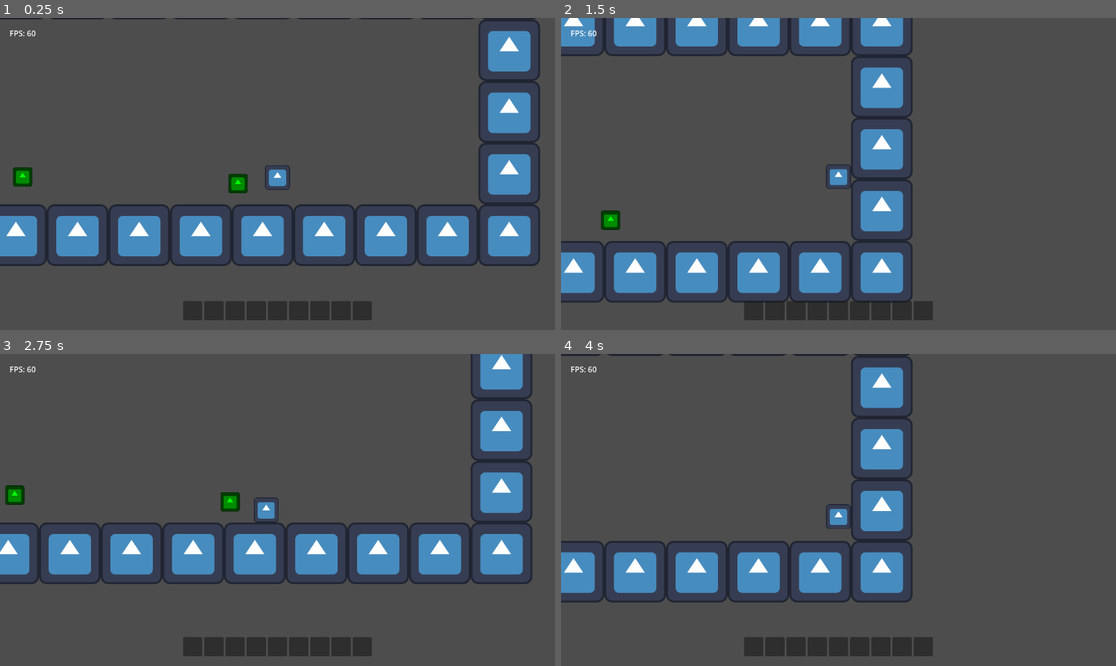
Above: before the commit, frames 1-4 (two rows, left to right).
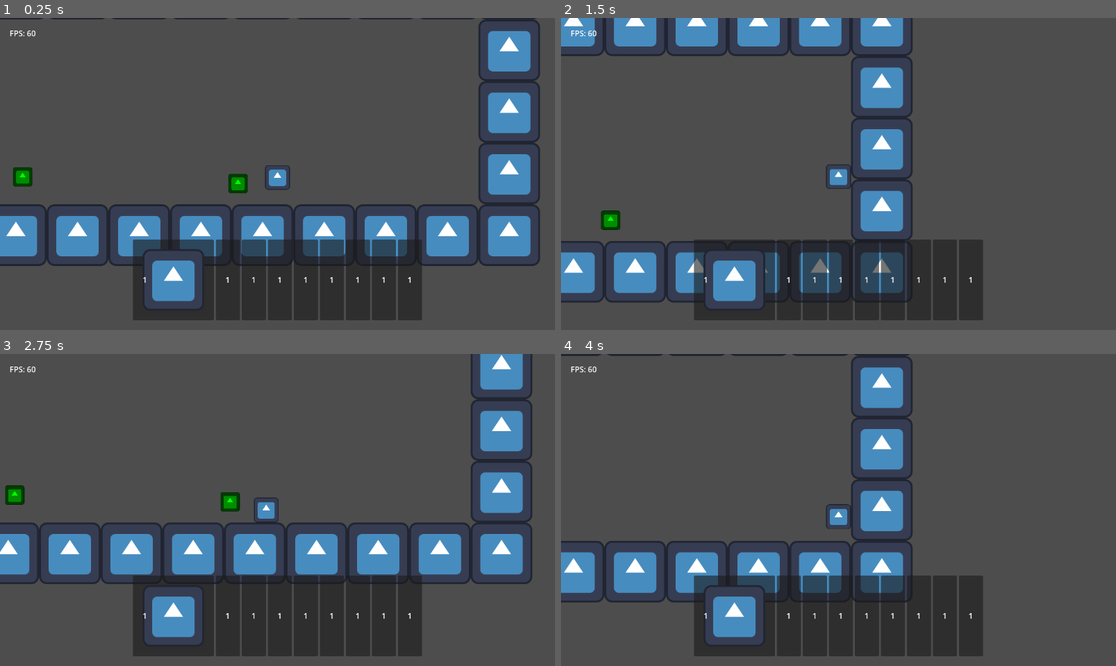
Above: after the commit, the same moments.

Repository: TheHumanMRP/RPG-Life-Tracker
Game: Godot game, scene res://Folders/Systems/Main/Scenes/main_scene.tscn
The game is run twice, just before and just after one commit, with the same random seed, the same clock (stepped at 60 frames per second) and the same inputs. The engine's default icon, where the game draws it, is replaced by a stand-in: a white triangle on a blue panel in a dark square.
Inputs:
- Up to frame 1 (0.25 s): no input
- Up to frame 2 (1.5 s): hold D (move_right) from 0.53 s (still down); tap Space (jump) at 0.77 s
- Up to frame 3 (2.75 s): tap Space (jump) at 1.52 s; release D (move_right) at 2.03 s; hold A (move_left) from 2.03 s (still down)
- Up to frame 4 (4 s): release A (move_left) at 2.78 s; hold D (move_right) from 2.78 s (still down); tap Space (jump) at 3.02, 3.77 s

The runs differ from the first frame. In frame 1, 9.8% of the frame differs, in the area x 23-76%, y 71-97%; in frame 2, 9.7%; in frame 3, 9.8%; in frame 4, 10%.

Commit message:
Auto commit at 2026-06-29 22:49:06

Diff:
--- a/Folders/Systems/Inventory_System/Scenes/inventory_slot.tscn
+++ b/Folders/Systems/Inventory_System/Scenes/inventory_slot.tscn
@@ -24,6 +24,12 @@
 theme_override_constants/margin_right = 20
 theme_override_constants/margin_bottom = 20
 
+[node name="Label" type="Label" parent="MarginContainer" unique_id=569201814]
+z_index = 2
+layout_mode = 2
+text = "1"
+
 [node name="Logo_Display" type="TextureRect" parent="MarginContainer" unique_id=1196303866]
 unique_name_in_owner = true
+z_index = 1
 layout_mode = 2
--- a/Folders/Systems/Inventory_System/Scripts/inventory_logic.gd
+++ b/Folders/Systems/Inventory_System/Scripts/inventory_logic.gd
@@ -19,9 +19,9 @@
 
 func testing_inventory() -> void:
 	print("\nInventory Logic: Here's the inventory size brother, ", inventory_items.size())
-	pass
-	# for i in range(2):
-	# 	add_test_sword()
+	clear_inventory()
+	for i in range(2):
+		add_test_sword()
 
 
 # -------------------------------------------------------------------
